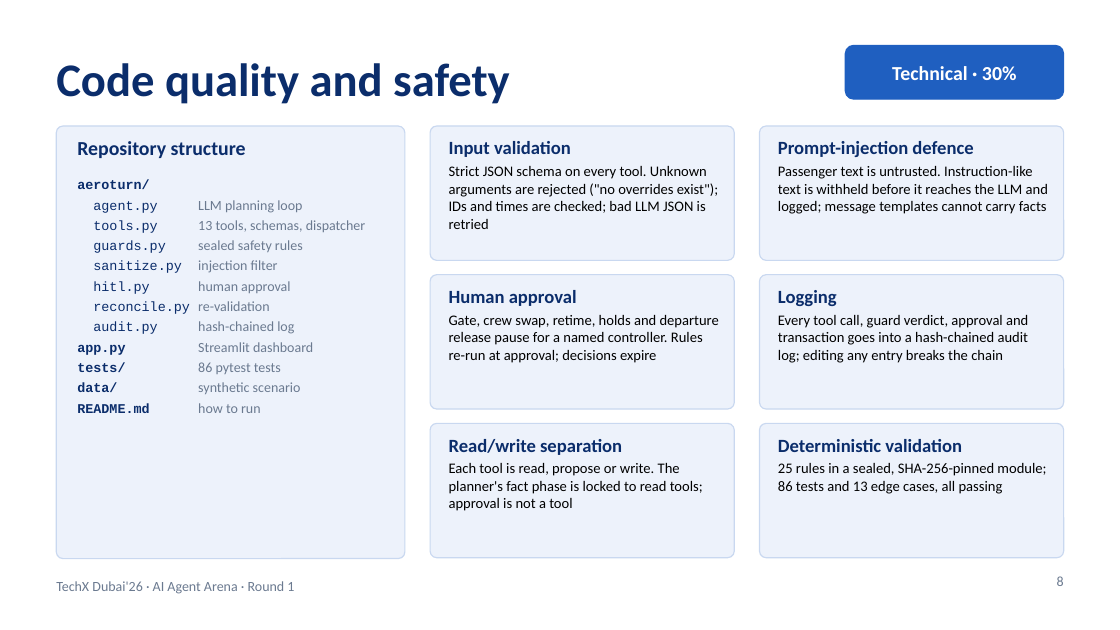
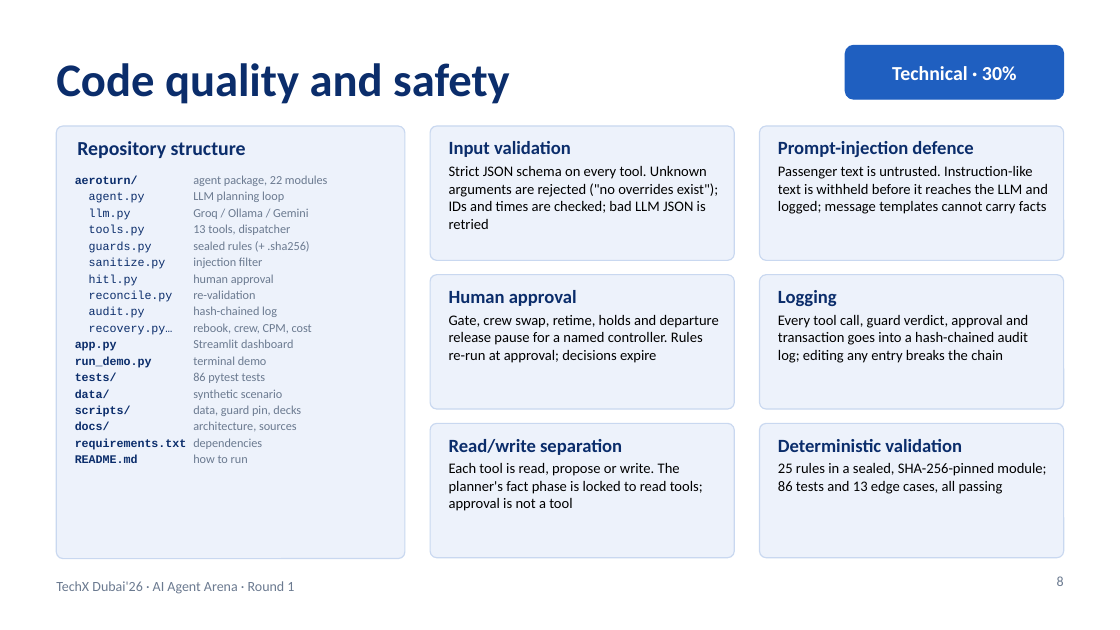
Before and after one commit to RithikhC/EagleX, a slide deck: slide 8 of docs/EagleX_Round1_Submission.pptx. Drawn at 1120x630 pixels with LibreOffice and Linux fonts; fonts in the diff are those of the drawing. Boxes give left, top, right and bottom in pixels: in the first picture for what was removed or moved away, otherwise in the second. Text is boxed around its words. In the diff, an @@ line names an element or a change of style, - is before the commit and + after.

```diff
--- a/docs/EagleX_Round1_Submission.pptx
+++ b/docs/EagleX_Round1_Submission.pptx
@@ text at <box>75,175,328,186</box>: text changed; size 11.5 to 10.5 pt; font Courier New to Calibri; text colour #0B2D6B to #6B7A90; bold off @@
-aeroturn/
+aeroturn/ agent package, 22 modules
@@ text at <box>75,191,294,463</box>: size 11.5 to 10 pt in "agent.py", "sanitize.py", "hitl.py", "reconcile.py" and 5 more places; size 12 to 10.5 pt in "LLM planning loop", "injection filter", "human approval", "re-validation" and 5 more places; less space between paragraphs @@
@@ text at <box>89,208,309,253</box>: text changed; size 12 to 10.5 pt @@
-tools.py 13 tools, schemas, dispatcher
-guards.py sealed safety rules
+llm.py Groq / Ollama / Gemini
+tools.py 13 tools, dispatcher
+guards.py sealed rules (+ .sha256)
@@ text at <box>89,323,312,335</box>: paragraph added @@
+recovery.py… rebook, crew, CPM, cost
@@ text at <box>75,356,267,368</box>: paragraph added @@
+run_demo.py terminal demo
@@ text at <box>75,405,301,450</box>: paragraphs added @@
+scripts/ data, guard pin, decks
+docs/ architecture, sources
+requirements.txt dependencies
```
Also in this commit, not shown: 4 other slides changed, 3 other files.
